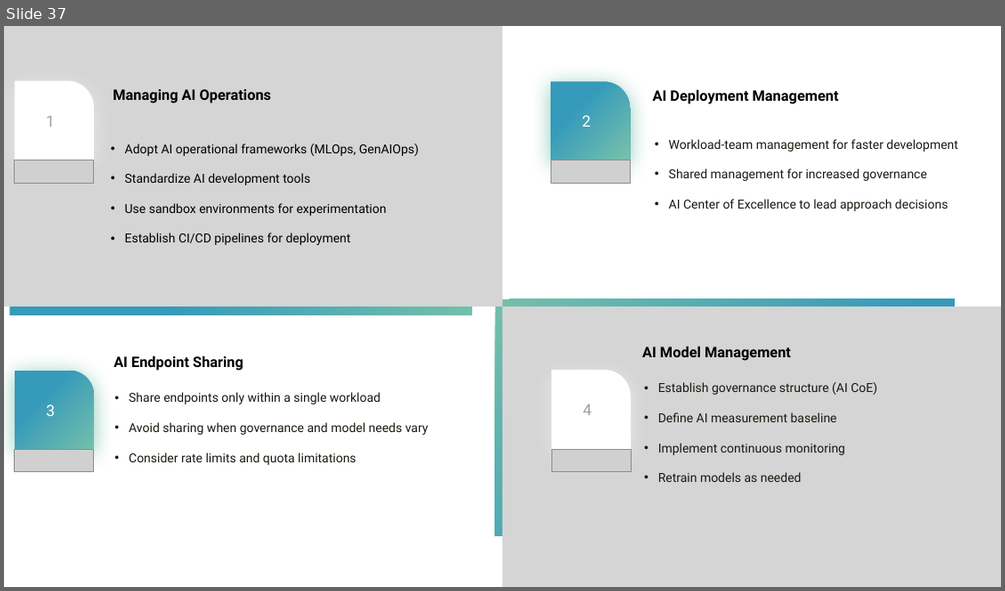
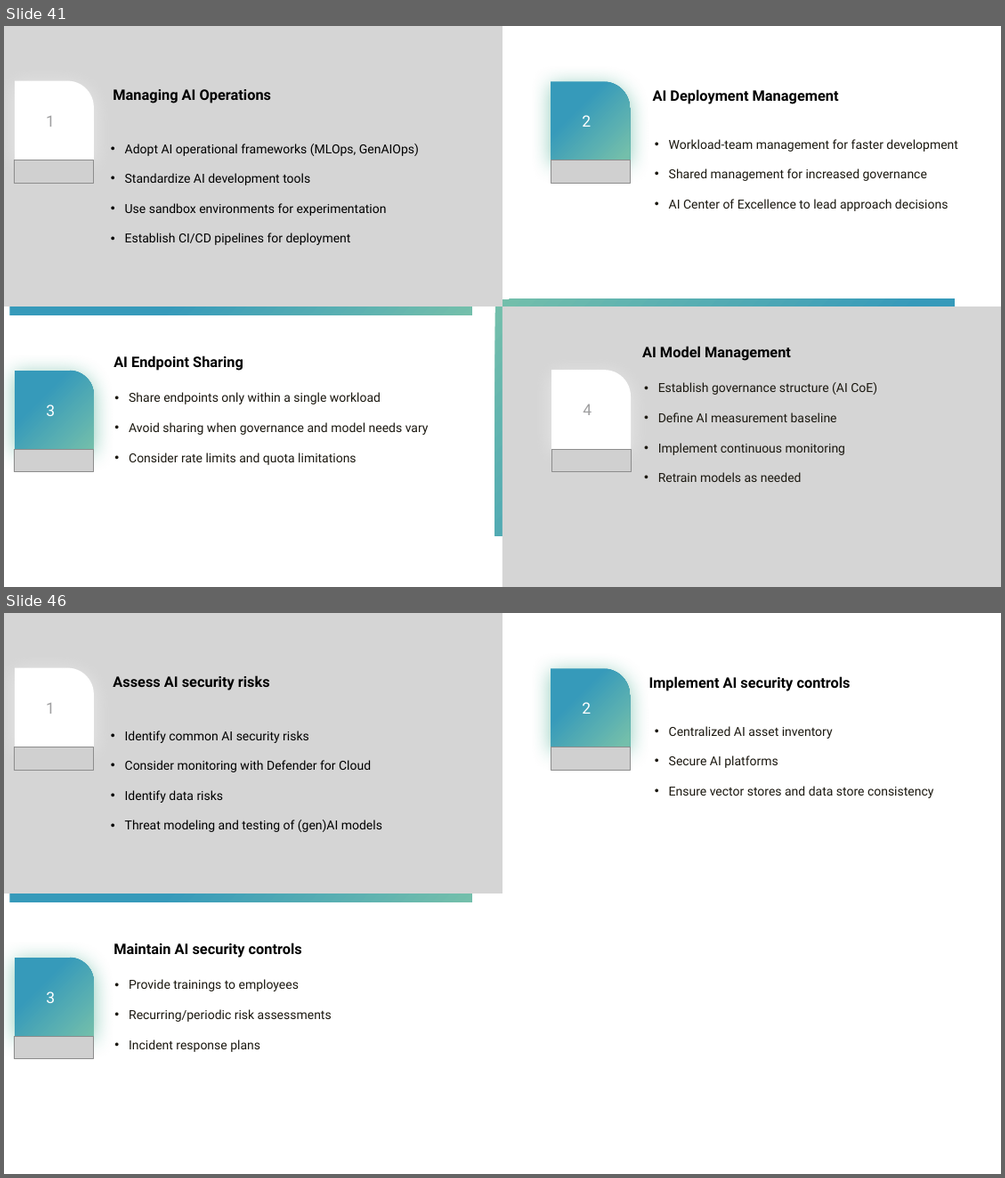
Before and after one commit to hzmarrou/AI-strategy-workshop, a slide deck: AIStrategyAzure-GU.pptx. Shown one above the other, each under a label of ours: slide 37 before the commit, slides 41 and 46 after it; the slides between them are not shown. The pictures are 1005x591 and 1005x1178 pixels, drawn with LibreOffice and Linux fonts; fonts in the diff are those of the drawing; grey boxes stand for pictures. Boxes give left, top, right and bottom in pixels: in the first picture for what was removed or moved away, otherwise in the second. Text is boxed around its words. In the diff, an @@ line names an element or a change of style, - is before the commit and + after.

```diff
--- a/AIStrategyAzure-GU.pptx
+++ b/AIStrategyAzure-GU.pptx
@@ slide 46 added at (x1=4, y1=613, x2=1001, y2=1174), background #FFFFFF @@
@@ rectangle added at (x1=4, y1=613, x2=502, y2=893), fill #D5D5D5 @@
@@ rectangle added at (x1=10, y1=665, x2=472, y2=902), fill gradient #369ABA to #74BFAB @@
@@ round rect added at (x1=15, y1=667, x2=94, y2=747), fill #FFFFFF, 15 pt, text #9F9FA0 @@
+1
@@ text added at (x1=113, y1=675, x2=270, y2=690), 14 pt, text #000000, bold @@
+Assess AI security risks
@@ round rect added at (x1=550, y1=668, x2=630, y2=747), fill gradient #74BFAB to #369ABA, 15 pt, text #FFFFFF @@
+2
@@ text added at (x1=649, y1=676, x2=850, y2=691), 14 pt, text #000000, bold @@
+Implement AI security controls
@@ text added at (x1=125, y1=730, x2=382, y2=832), 12 pt, text #000000 @@
+• Identify common AI security risks
+• Consider monitoring with Defender for Cloud
+• Identify data risks
+• Threat modeling and testing of (gen)AI models
@@ text added at (x1=669, y1=726, x2=933, y2=798), 12 pt, text #1B1810 @@
+• Centralized AI asset inventory
+• Secure AI platforms
+• Ensure vector stores and data store consistency
@@ picture added at (x1=14, y1=747, x2=93, y2=770) @@
@@ picture added at (x1=550, y1=747, x2=630, y2=770) @@
@@ round rect added at (x1=15, y1=957, x2=94, y2=1037), fill gradient #74BFAB to #369ABA, 15 pt, text #FFFFFF @@
+3
@@ text added at (x1=113, y1=942, x2=302, y2=957), 14 pt, text #000000, bold @@
+Maintain AI security controls
@@ text added at (x1=129, y1=979, x2=332, y2=1052), 12 pt, text #1B1810 @@
+• Provide trainings to employees
+• Recurring/periodic risk assessments
+• Incident response plans
@@ picture added at (x1=14, y1=1037, x2=93, y2=1059) @@
@@ what was slide 37 is now slide 41 @@
```
Also in this commit, not shown: 12 slides changed, 4 other slides added, 1 other file.
